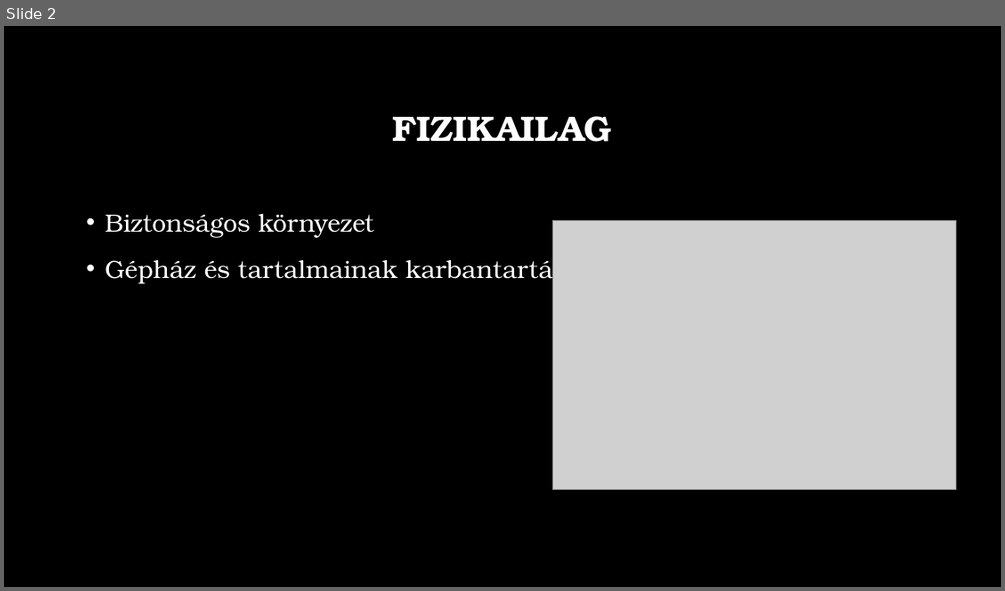
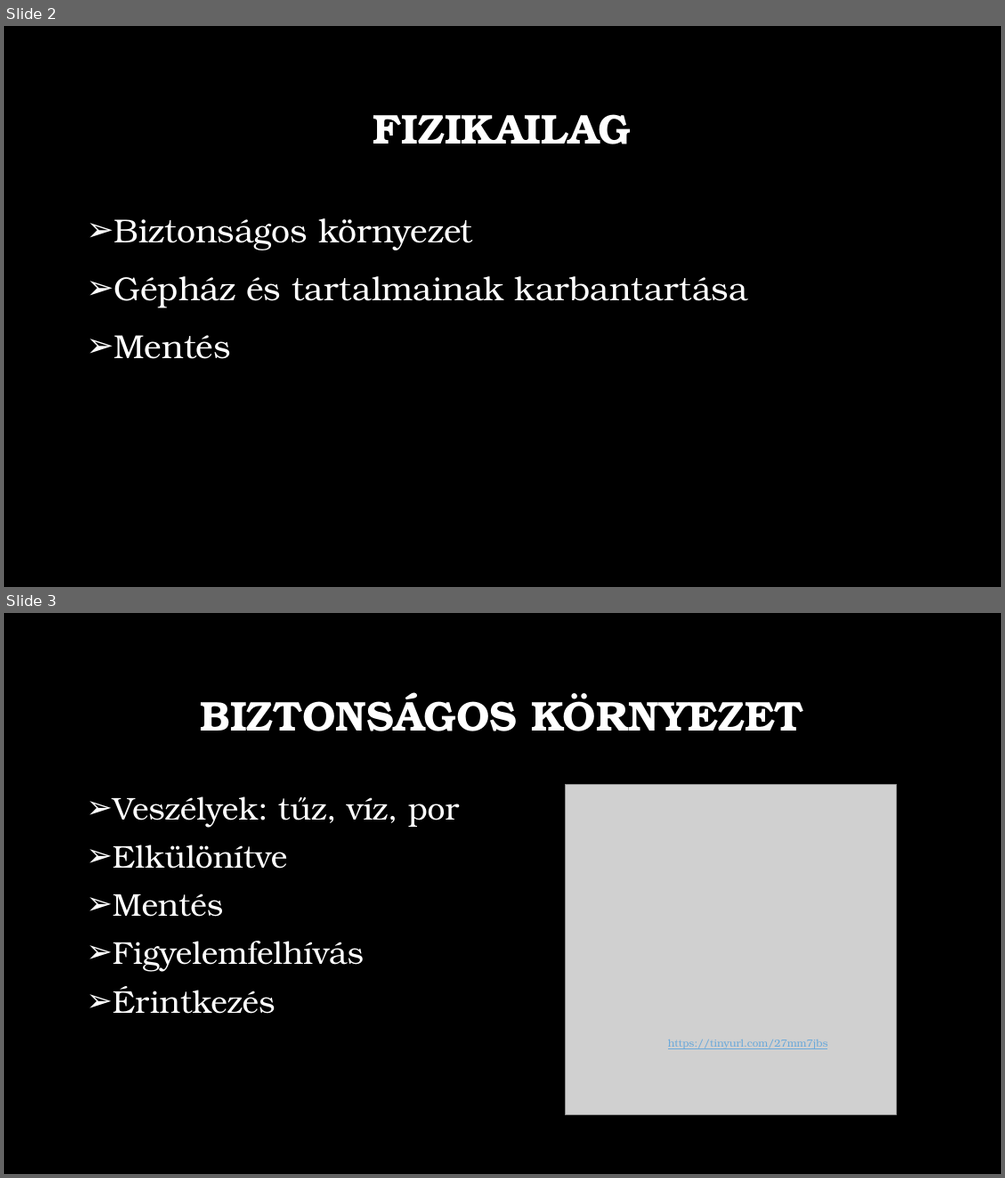
Before and after one commit to bartekaron/Sz-m-t-g-p-v-delme, a slide deck: Számítógép védelme.pptx. Shown one above the other, each under a label of ours: slide 2 before the commit, slides 2 and 3 after it. The pictures are 1005x591 and 1005x1178 pixels, drawn with LibreOffice and Linux fonts; fonts in the diff are those of the drawing; grey boxes stand for pictures; background and template pictures are left out. Boxes give left, top, right and bottom in pixels: in the first picture for what was removed or moved away, otherwise in the second. Text is boxed around its words. In the diff, an @@ line names an element or a change of style, - is before the commit and + after.

```diff
--- a/Számítógép védelme.pptx
+++ b/Számítógép védelme.pptx
@@ slide 3 added at (4, 613, 1001, 1174), background picture (left out) @@
@@ title added at (201, 692, 803, 731), 40 pt, text #FFFFFF, bold @@
+BIZTONSÁGOS KÖRNYEZET
@@ text added at (113, 796, 459, 1013), 30.4 pt, text #FFFFFF @@
+➢ Veszélyek: tűz, víz, por
+➢ Elkülönítve
+➢ Mentés
+➢ Figyelemfelhívás
+➢ Érintkezés
@@ picture added at (566, 784, 896, 1115) @@
@@ text added at (668, 1039, 828, 1049), 10 pt, text #6BA9DA, underline @@
+https://tinyurl.com/27mm7jbs
@@ slide 2 changed as well @@
@@ title "FIZIKAILAG" at (373, 114, 631, 144): size 34 to 40 pt @@
@@ text at (114, 218, 748, 308): size 24 to 32 pt in "Biztonságos környezet", "Gépház és tartalmainak karbantartása"; bullet • to ➢ @@
@@ picture removed at (552, 220, 956, 490) @@
@@ text at (114, 335, 231, 359): paragraph added @@
+➢ Mentés
```
Also in this commit, not shown: 4 other slides changed, 5 other slides added, 5 slides removed.
